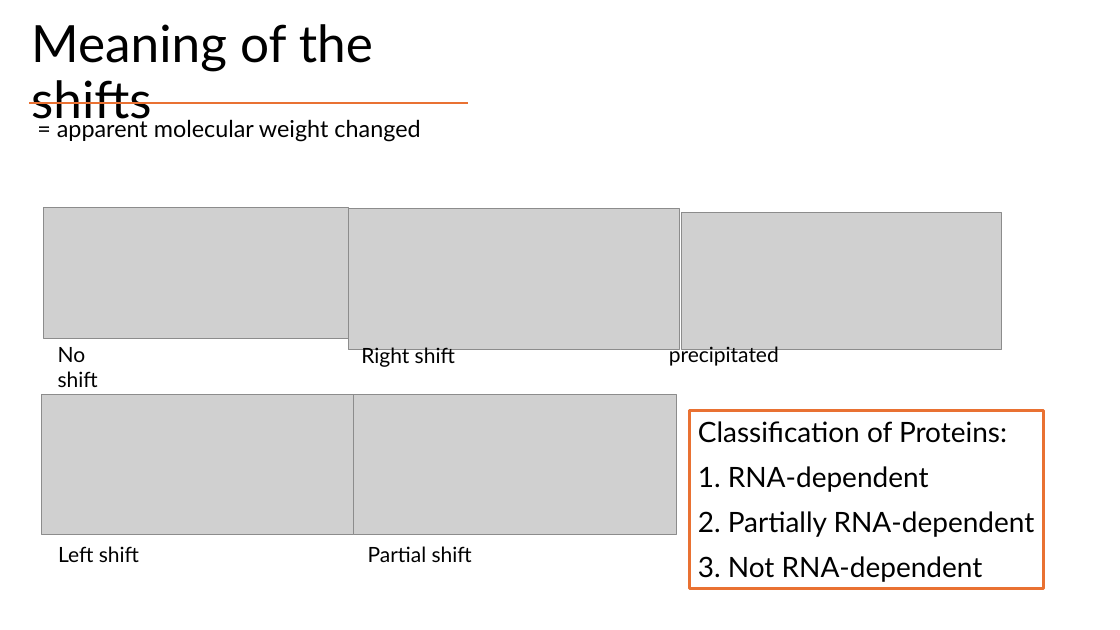
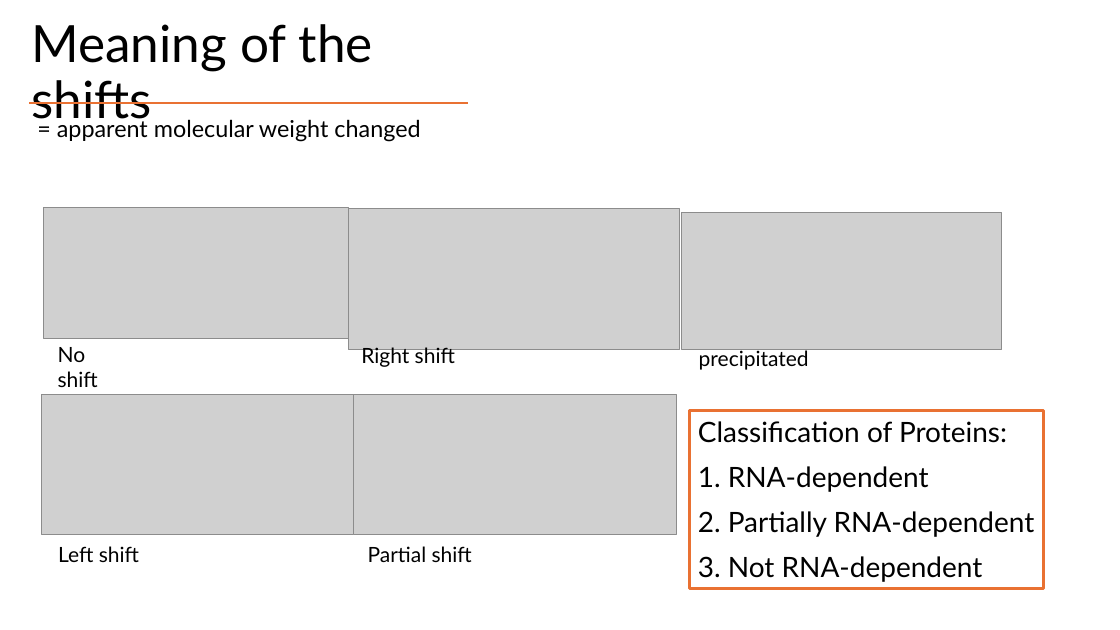
Before and after one commit to MichelaPozzi/2025-topic-03-group-01, a slide deck: slide 4 of Project Proposal Ben.pptx (slide 6 before the commit). Drawn at 1120x630 pixels with LibreOffice and Linux fonts; fonts in the diff are those of the drawing; grey boxes stand for pictures. Boxes give left, top, right and bottom in pixels: in the first picture for what was removed or moved away, otherwise in the second. Text is boxed around its words. In the diff, an @@ line names an element or a change of style, - is before the commit and + after.

```diff
--- a/Project Proposal Ben.pptx
+++ b/Project Proposal Ben.pptx
@@ text "precipitated": place and size @@
-text "precipitated" at (669, 343, 779, 366)
+text "precipitated" at (699, 348, 809, 370)
```
Also in this commit, not shown: 1 other slide changed.
